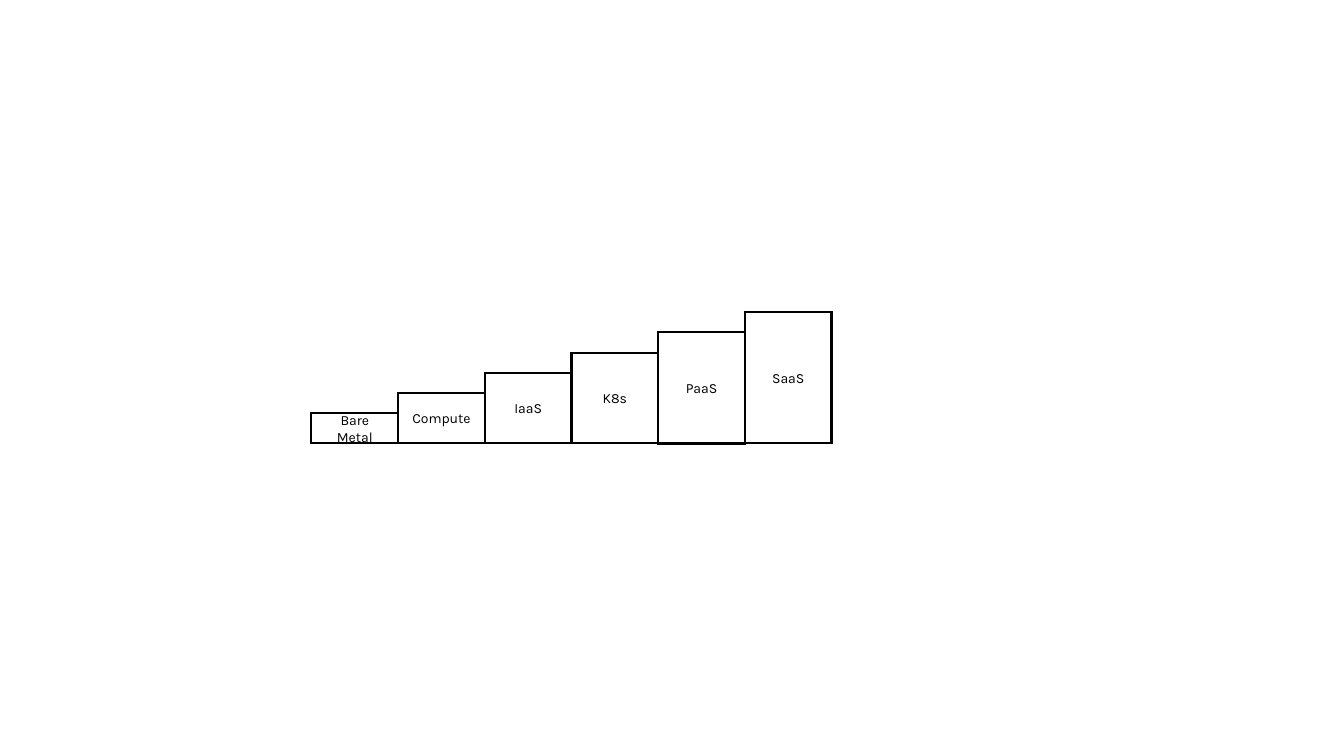
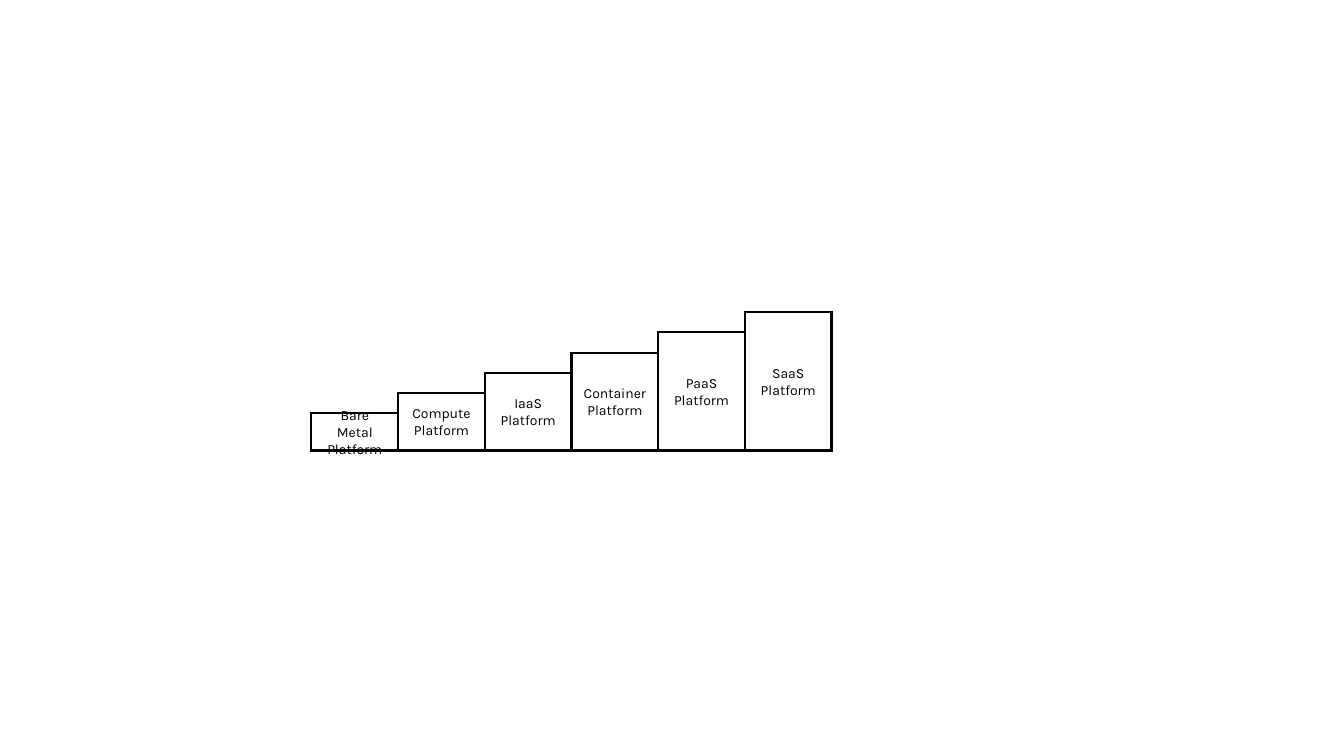
Before and after one commit to oasis-open/tosca-community-contributions, a slide deck: slide 1 of profiles/community/sources/platforms.pptx. Drawn at 1344x756 pixels with LibreOffice and Linux fonts; fonts in the diff are those of the drawing. Boxes give left, top, right and bottom in pixels: in the first picture for what was removed or moved away, otherwise in the second. Text is boxed around its words. In the diff, an @@ line names an element or a change of style, - is before the commit and + after.

Commit message:
Document proposal for platform, provider, and credential types in community profile (#216)
* In the documentation for community profiles, introduce providers in the section about platforms.

* Separate out documentation for platform types from the rest of the community profiles documentation.

* Minor edits to the discussion about platforms and providers

* Add files via upload

* Add files via upload

* Add files via upload

* Add files via upload

* Add files via upload

```diff
--- a/profiles/community/sources/platforms.pptx
+++ b/profiles/community/sources/platforms.pptx
@@ rectangle "SaaS": place and size @@
-rectangle "SaaS" at [745,313,832,444]
+rectangle "SaaS" at [745,313,832,451]
@@ rectangle "Container": place and size @@
-rectangle "Container" at [572,353,658,444]
+rectangle "Container" at [572,353,658,451]
@@ rectangle "PaaS": place and size @@
-rectangle "PaaS" at [658,332,745,444]
+rectangle "PaaS" at [658,332,745,451]
@@ rectangle "IaaS": place and size @@
-rectangle "IaaS" at [485,373,572,444]
+rectangle "IaaS" at [485,373,572,451]
@@ text in rectangle at [584,388,646,415]: text changed @@
-K8s
+Container
+Platform
@@ text in rectangle at [761,385,816,395]: paragraph added @@
+Platform
@@ rectangle "Bare Metal": place and size @@
-rectangle "Bare Metal" at [312,413,398,444]
+rectangle "Bare Metal" at [312,413,398,451]
@@ rectangle "Compute": place and size @@
-rectangle "Compute" at [398,393,485,444]
+rectangle "Compute" at [398,393,485,451]
@@ text in rectangle at [501,415,556,425]: paragraph added @@
+Platform
@@ text in rectangle at [674,395,729,405]: paragraph added @@
+Platform
@@ text in rectangle at [327,444,382,454]: paragraph added @@
+Platform
@@ text in rectangle at [414,425,469,435]: paragraph added @@
+Platform
```
Also in this commit, not shown: 3 other files.
